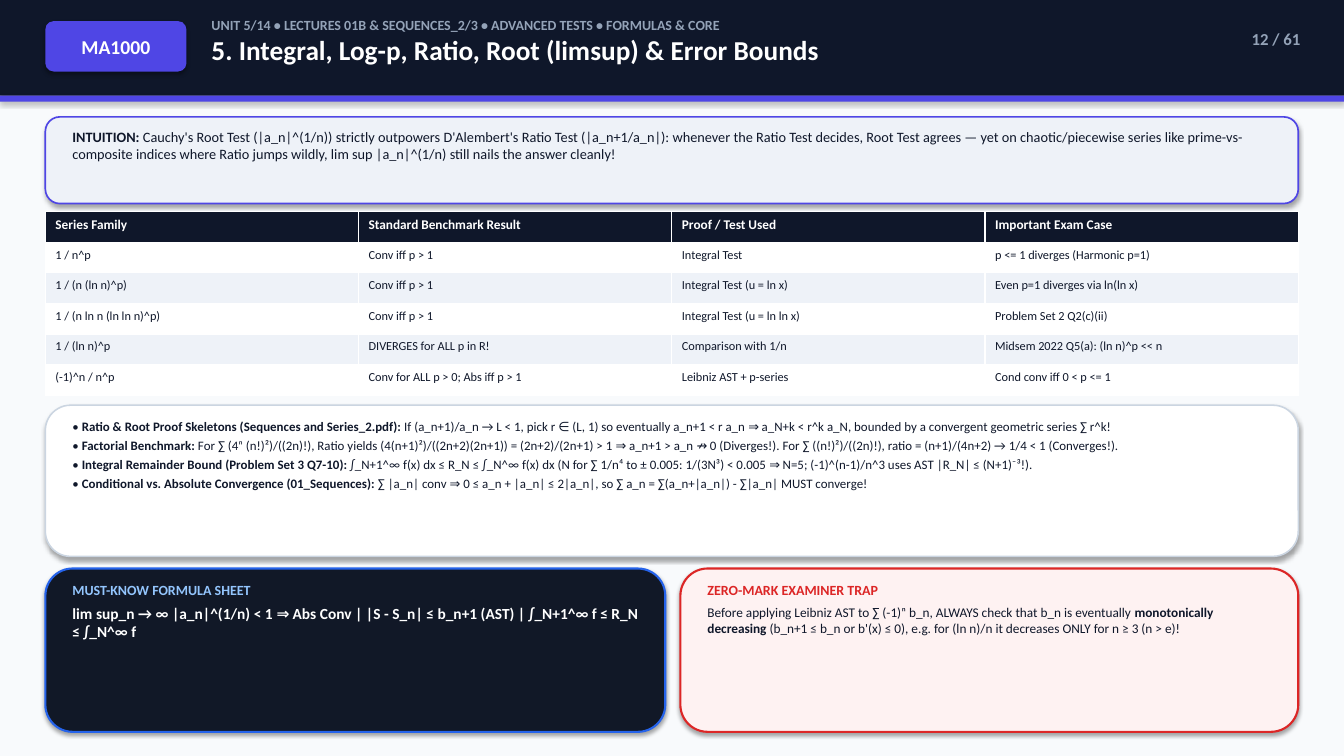
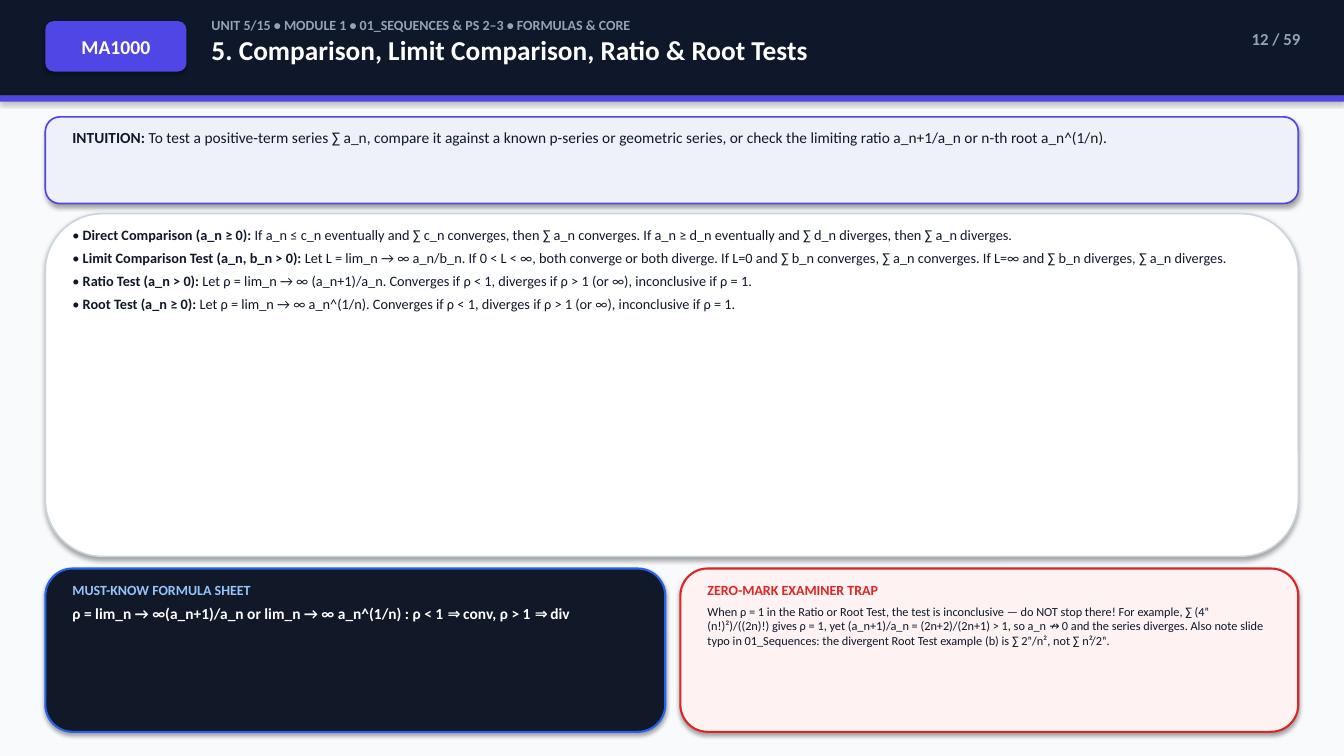
Before and after one commit to Sachitt-AV-08/iiitdm-sem1-study-hub, a slide deck: slide 12 of decks/MA1000_Calculus_Exam_Deck.pptx. Drawn at 1344x756 pixels with LibreOffice and Linux fonts; fonts in the diff are those of the drawing. Boxes give left, top, right and bottom in pixels: in the first picture for what was removed or moved away, otherwise in the second. Text is boxed around its words. In the diff, an @@ line names an element or a change of style, - is before the commit and + after.

Commit message:
Rebuild all 4 courses strictly from source slides/assignments, fix source typos, and simplify wording

```diff
--- a/decks/MA1000_Calculus_Exam_Deck.pptx
+++ b/decks/MA1000_Calculus_Exam_Deck.pptx
@@ text at box(211, 20, 807, 65): text changed @@
-UNIT 5/14 • LECTURES 01B & SEQUENCES_2/3 • ADVANCED TESTS • FORMULAS & CORE
-5. Integral, Log-p, Ratio, Root (limsup) & Error Bounds
+UNIT 5/15 • MODULE 1 • 01_SEQUENCES & PS 2–3 • FORMULAS & CORE
+5. Comparison, Limit Comparison, Ratio & Root Tests
@@ text at box(1252, 34, 1300, 45): text changed @@
-12 / 61
+12 / 59
@@ text at box(72, 132, 1107, 146): text changed; size 10.2 to 11 pt @@
-INTUITION: Cauchy's Root Test (|a_n|^(1/n)) strictly outpowers D'Alembert's Ratio Test (|a_n+1/a_n|): whenever the Ratio Test decides, Root Test agrees — yet on chaotic/piecewise series like prime-vs-composite indices where Ratio jumps wildly, lim sup |a_n|^(1/n) still nails the answer cleanly!
+INTUITION: To test a positive-term series ∑ a_n, compare it against a known p-series or geometric series, or check the limiting ratio a_n+1/a_n or n-th root a_n^(1/n).
@@ rounded rectangle: place and size @@
-rounded rectangle at box(45, 405, 1299, 557)
+rounded rectangle at box(45, 214, 1299, 557)
@@ table removed at box(45, 212, 1300, 395), 6 rows, 4 columns @@
-Series Family | Standard Benchmark Result | Proof / Test Used | Important Exam Case
-1 / n^p | Conv iff p > 1 | Integral Test | p <= 1 diverges (Harmonic p=1)
-1 / (n (ln n)^p) | Conv iff p > 1 | Integral Test (u = ln x) | Even p=1 diverges via ln(ln x)
-1 / (n ln n (ln ln n)^p) | Conv iff p > 1 | Integral Test (u = ln ln x) | Problem Set 2 Q2(c)(ii)
-1 / (ln n)^p | DIVERGES for ALL p in R! | Comparison with 1/n | Midsem 2022 Q5(a): (ln n)^p << n
-(-1)^n / n^p | Conv for ALL p > 0; Abs iff p > 1 | Leibniz AST + p-series | Cond conv iff 0 < p <= 1
@@ text added at box(83, 229, 1227, 312), 10.2 pt, text #0F172A @@
+• Direct Comparison (a_n ≥ 0): If a_n ≤ c_n eventually and ∑ c_n converges, then ∑ a_n converges. If a_n ≥ d_n eventually and ∑ d_n diverges, then ∑ a_n diverges.
+• Limit Comparison Test (a_n, b_n > 0): Let L = lim_n → ∞ a_n/b_n. If 0 < L < ∞, both converge or both diverge. If L=0 and ∑ b_n converges, ∑ a_n converges. If L=∞ and ∑ b_n diverges, ∑ a_n diverges.
+• Ratio Test (a_n > 0): Let ρ = lim_n → ∞ (a_n+1)/a_n. Converges if ρ < 1, diverges if ρ > 1 (or ∞), inconclusive if ρ = 1.
+• Root Test (a_n ≥ 0): Let ρ = lim_n → ∞ a_n^(1/n). Converges if ρ < 1, diverges if ρ > 1 (or ∞), inconclusive if ρ = 1.
@@ text removed at box(82, 421, 1119, 491) @@
-• Ratio & Root Proof Skeletons (Sequences and Series_2.pdf): If (a_n+1)/a_n → L < 1, pick r ∈ (L, 1) so eventually a_n+1 < r a_n ⇒ a_N+k < r^k a_N, bounded by a convergent geometric series ∑ r^k!
-• Factorial Benchmark: For ∑ (4ⁿ (n!)²)/((2n)!), Ratio yields (4(n+1)²)/((2n+2)(2n+1)) = (2n+2)/(2n+1) > 1 ⇒ a_n+1 > a_n ↛ 0 (Diverges!). For ∑ ((n!)²)/((2n)!), ratio = (n+1)/(4n+2) → 1/4 < 1 (Converges!).
-• Integral Remainder Bound (Problem Set 3 Q7-10): ∫_N+1^∞ f(x) dx ≤ R_N ≤ ∫_N^∞ f(x) dx (N for ∑ 1/n⁴ to ± 0.005: 1/(3N³) < 0.005 ⇒ N=5; (-1)^(n-1)/n^3 uses AST |R_N| ≤ (N+1)⁻³!).
-• Conditional vs. Absolute Convergence (01_Sequences): ∑ |a_n| conv ⇒ 0 ≤ a_n + |a_n| ≤ 2|a_n|, so ∑ a_n = ∑(a_n+|a_n|) - ∑|a_n| MUST converge!
@@ text at box(72, 607, 569, 622): text changed @@
-lim sup_n → ∞ |a_n|^(1/n) < 1 ⇒ Abs Conv | |S - S_n| ≤ b_n+1 (AST) | ∫_N+1^∞ f ≤ R_N ≤ ∫_N^∞ f
+ρ = lim_n → ∞(a_n+1)/a_n or lim_n → ∞ a_n^(1/n) : ρ < 1 ⇒ conv, ρ > 1 ⇒ div
@@ text at box(707, 607, 1263, 647): text changed; size 9.5 to 8.8 pt @@
-Before applying Leibniz AST to ∑ (-1)ⁿ b_n, ALWAYS check that b_n is eventually monotonically decreasing (b_n+1 ≤ b_n or b'(x) ≤ 0), e.g. for (ln n)/n it decreases ONLY for n ≥ 3 (n > e)!
+When ρ = 1 in the Ratio or Root Test, the test is inconclusive — do NOT stop there! For example, ∑ (4ⁿ (n!)²)/((2n)!) gives ρ = 1, yet (a_n+1)/a_n = (2n+2)/(2n+1) > 1, so a_n ↛ 0 and the series diverges. Also note slide typo in 01_Sequences: the divergent Root Test example (b) is ∑ 2ⁿ/n², not ∑ n²/2ⁿ.
```
Also in this commit, not shown: 55 other slides changed, 3 slides added, 5 slides removed, 34 other files.
